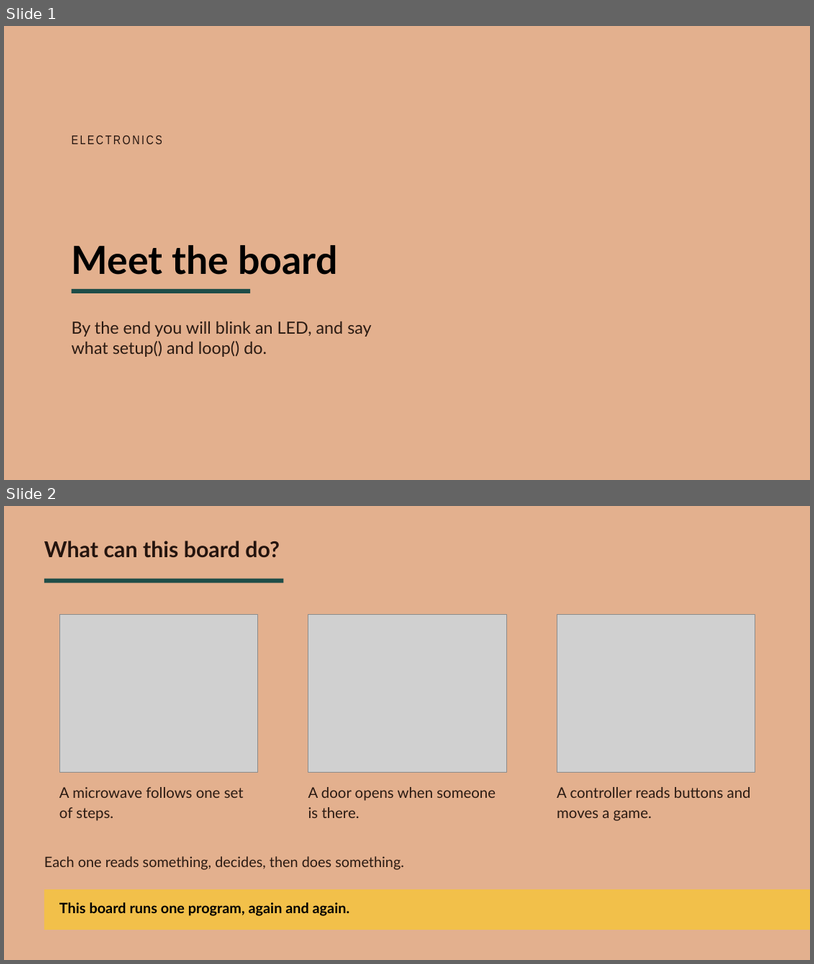
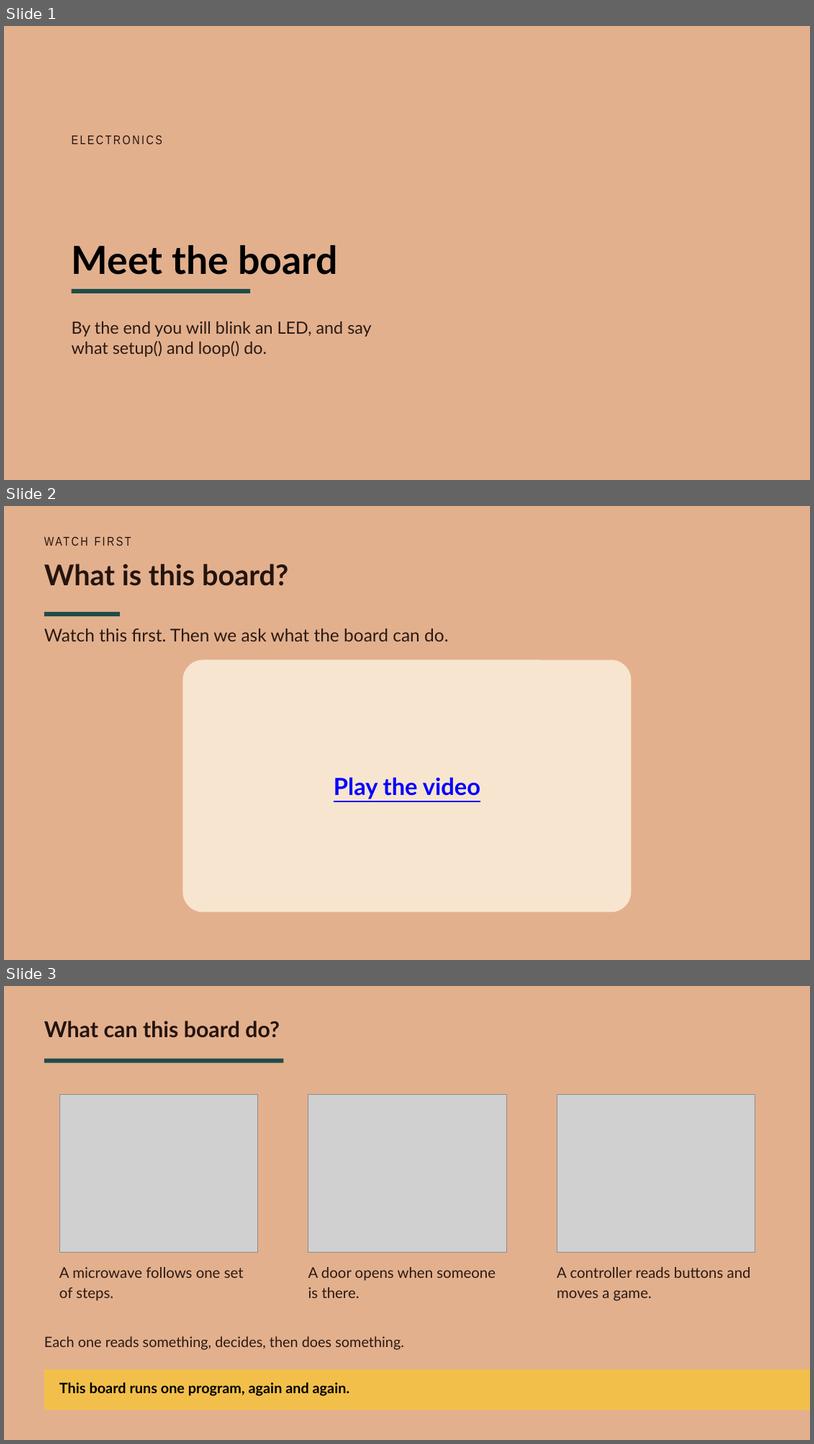
Before and after one commit to beatsaway/luacslides, a slide deck: v2025/Y7-1-Meet-the-board.pptx. Shown one above the other, each under a label of ours: slides 1 and 2 before the commit, slides 1, 2 and 3 after it. The pictures are 814x964 and 814x1444 pixels, drawn with LibreOffice and Linux fonts; fonts in the diff are those of the drawing; grey boxes stand for pictures; background and template pictures are left out. Boxes give left, top, right and bottom in pixels: in the first picture for what was removed or moved away, otherwise in the second. Text is boxed around its words. In the diff, an @@ line names an element or a change of style, - is before the commit and + after.

```diff
--- a/v2025/Y7-1-Meet-the-board.pptx
+++ b/v2025/Y7-1-Meet-the-board.pptx
@@ slide 2 added at (4,506,810,960), background #E3B08E @@
@@ text added at (44,534,771,551), 15 pt, text #24140E @@
+WATCH FIRST
@@ text added at (44,564,288,586), 34 pt, text #24140E, bold @@
+What is this board?
@@ rectangle added at (44,612,120,616), fill #1E4D48 @@
@@ text added at (44,628,448,641), 21 pt, text #2A1A12 @@
+Watch this first. Then we ask what the board can do.
@@ rounded rectangle added at (183,659,632,912), fill #F8E5CF, 28 pt, text #0000FF, bold, underline @@
+Play the video
@@ what was slide 2 is now slide 3 @@
```
Also in this commit, not shown: 7 other files.
